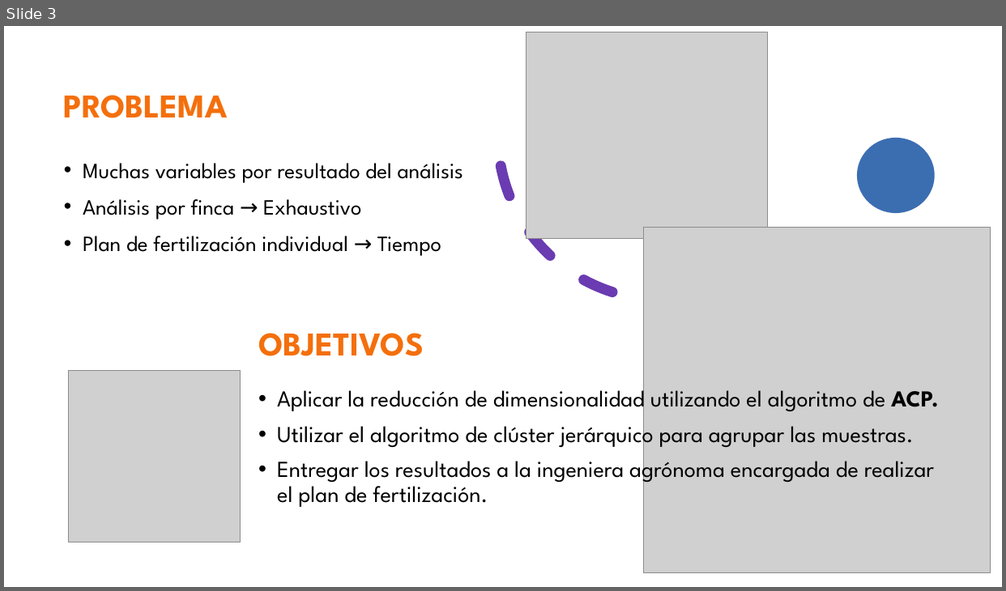
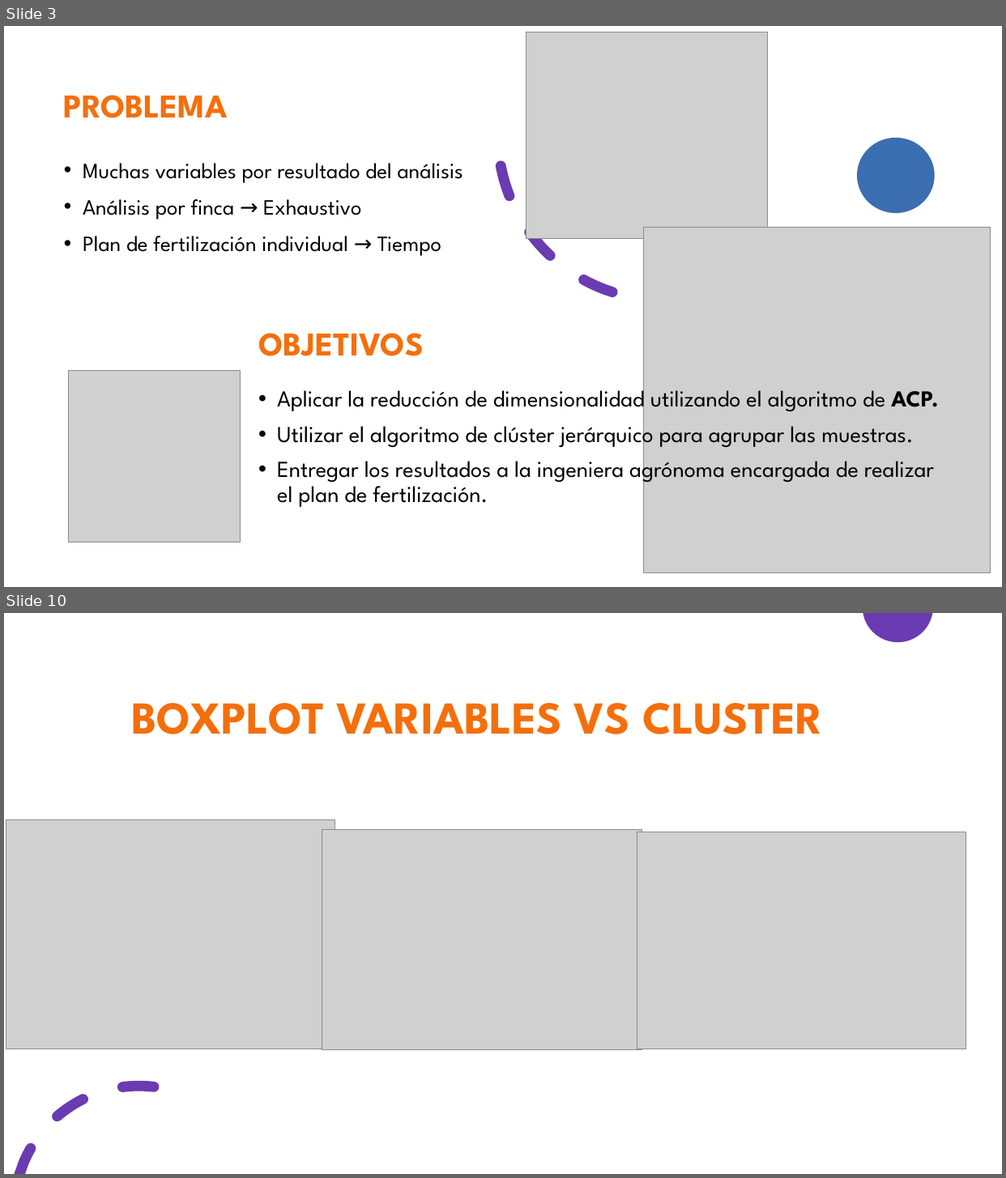
Before and after one commit to lplugof62/lorena_lugo_KC, a slide deck: Proyecto final/Sustentación data science.pptx. Shown one above the other, each under a label of ours: slide 3 before the commit, slides 3 and 10 after it; the slides between them are not shown. The pictures are 1006x591 and 1006x1178 pixels, drawn with LibreOffice and Linux fonts; fonts in the diff are those of the drawing; grey boxes stand for pictures. Boxes give left, top, right and bottom in pixels: in the first picture for what was removed or moved away, otherwise in the second. Text is boxed around its words. In the diff, an @@ line names an element or a change of style, - is before the commit and + after.

```diff
--- a/Proyecto final/Sustentación data science.pptx
+++ b/Proyecto final/Sustentación data science.pptx
@@ slide 10 added at bbox=[4, 613, 1002, 1174], background #FFFFFF; not listed: 2 template elements that a slide beside it also shows @@
@@ text added at bbox=[131, 703, 823, 735], 44 pt, text #F46F0C, bold @@
+BOXPLOT VARIABLES VS CLUSTER
@@ picture added at bbox=[6, 820, 335, 1050] @@
@@ picture added at bbox=[322, 829, 641, 1050] @@
@@ picture added at bbox=[637, 833, 966, 1050] @@
```
Also in this commit, not shown: 1 slide changed, 7 other slides added, 2 slides removed.
